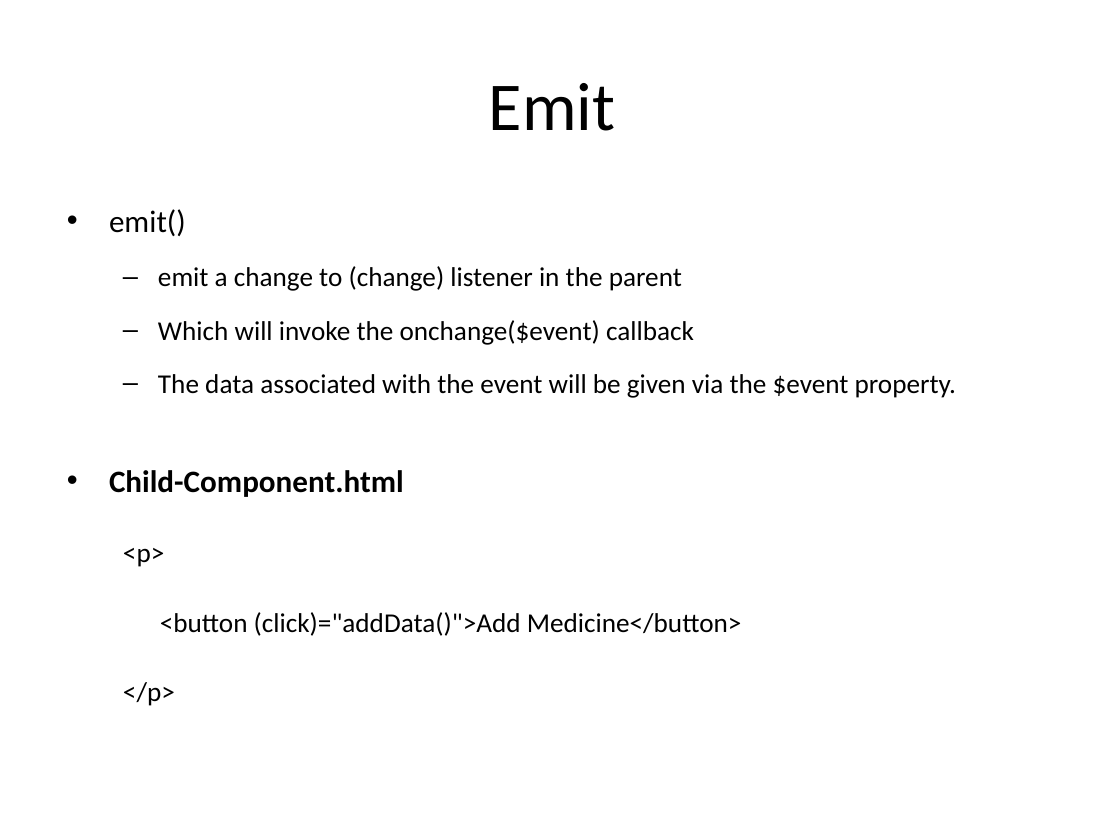
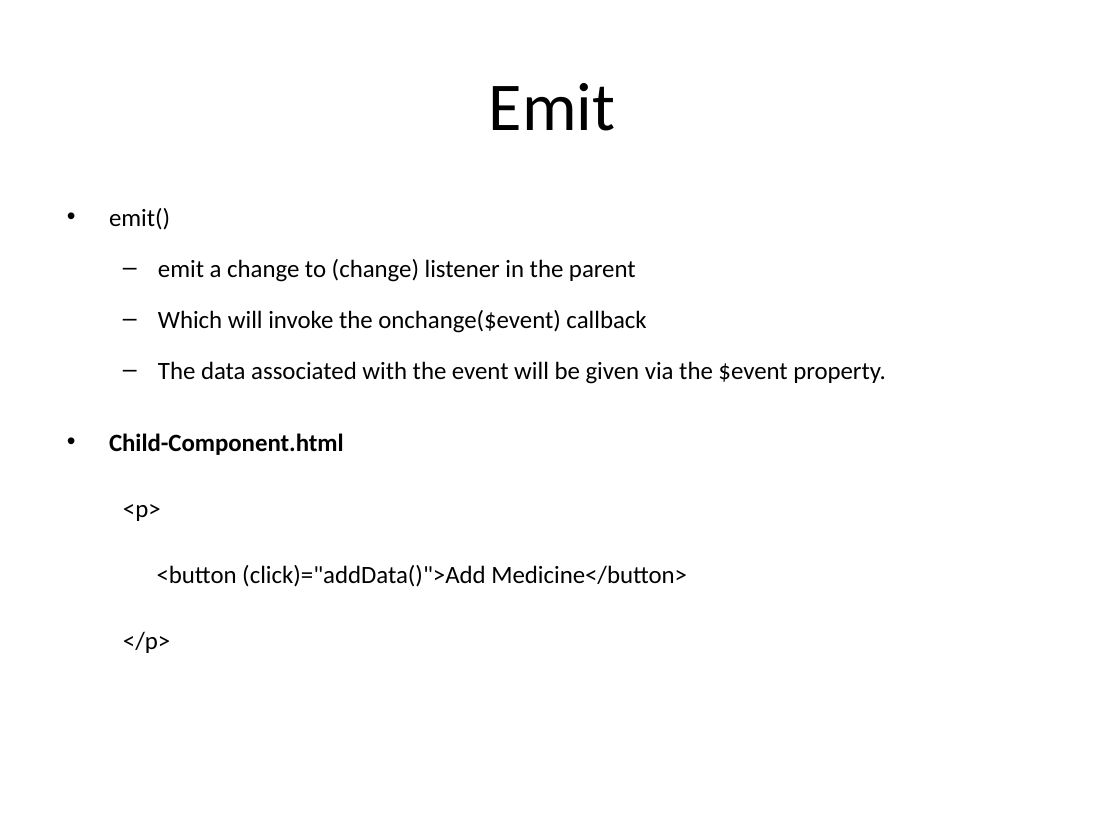
Before and after one commit to vishnumvn/AngularJS_Tut, a slide deck: slide 228 of Materials/Angular_Module01.ppt. Drawn at 1120x840 pixels with LibreOffice and Linux fonts; fonts in the diff are those of the drawing. Boxes give left, top, right and bottom in pixels: in the first picture for what was removed or moved away, otherwise in the second. Text is boxed around its words. In the diff, an @@ line names an element or a change of style, - is before the commit and + after.

```diff
--- a/Materials/Angular_Module01.ppt
+++ b/Materials/Angular_Module01.ppt
@@ text "emit()" at (109, 208, 886, 653): size 20 to 16 pt in "emit()", "Child-Component.html"; size 17.5 to 16 pt in "emit a change to (change) listener in ...", "Which will invoke the onchange($event) callback", "The data associated with the event will ...", "<p>" and 2 more places; less space between paragraphs; line spacing 1.3 to 1.5; line spacing 1.8 to 2 @@
```
Also in this commit, not shown: 5 other slides changed, 56 other files.
